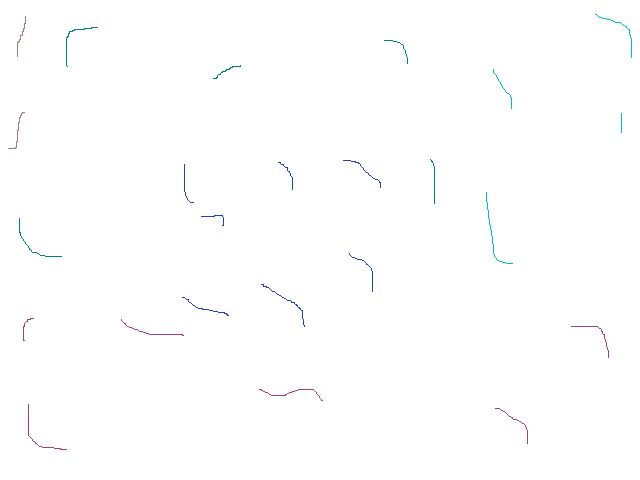
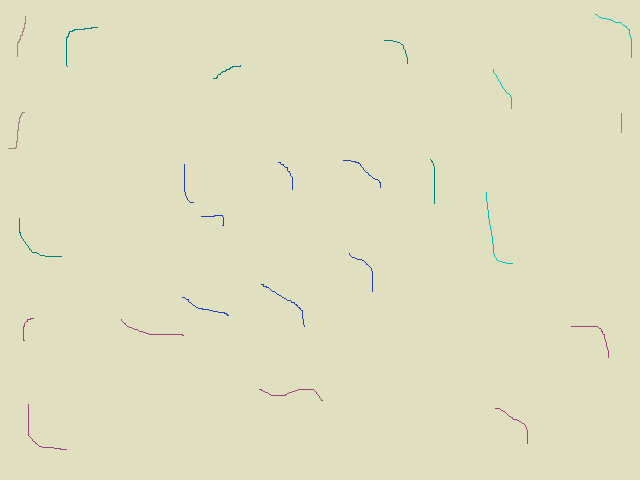
The second (640, 480) image is a revision of the first. Changes to its layers:
painted on "Background" over [0, 0, 640, 480]
painted on "26_randomLow.png" over [0, 0, 640, 480]
